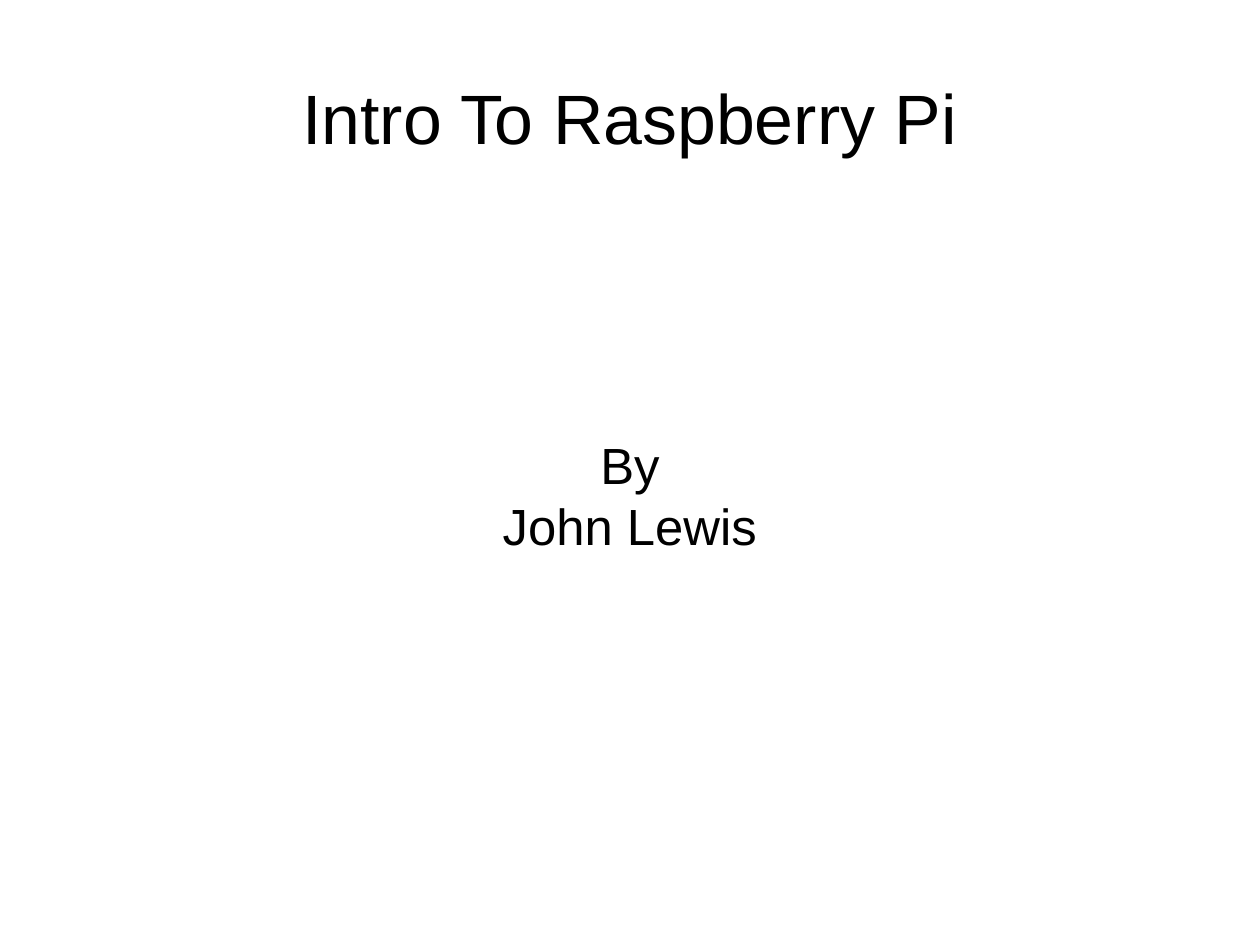
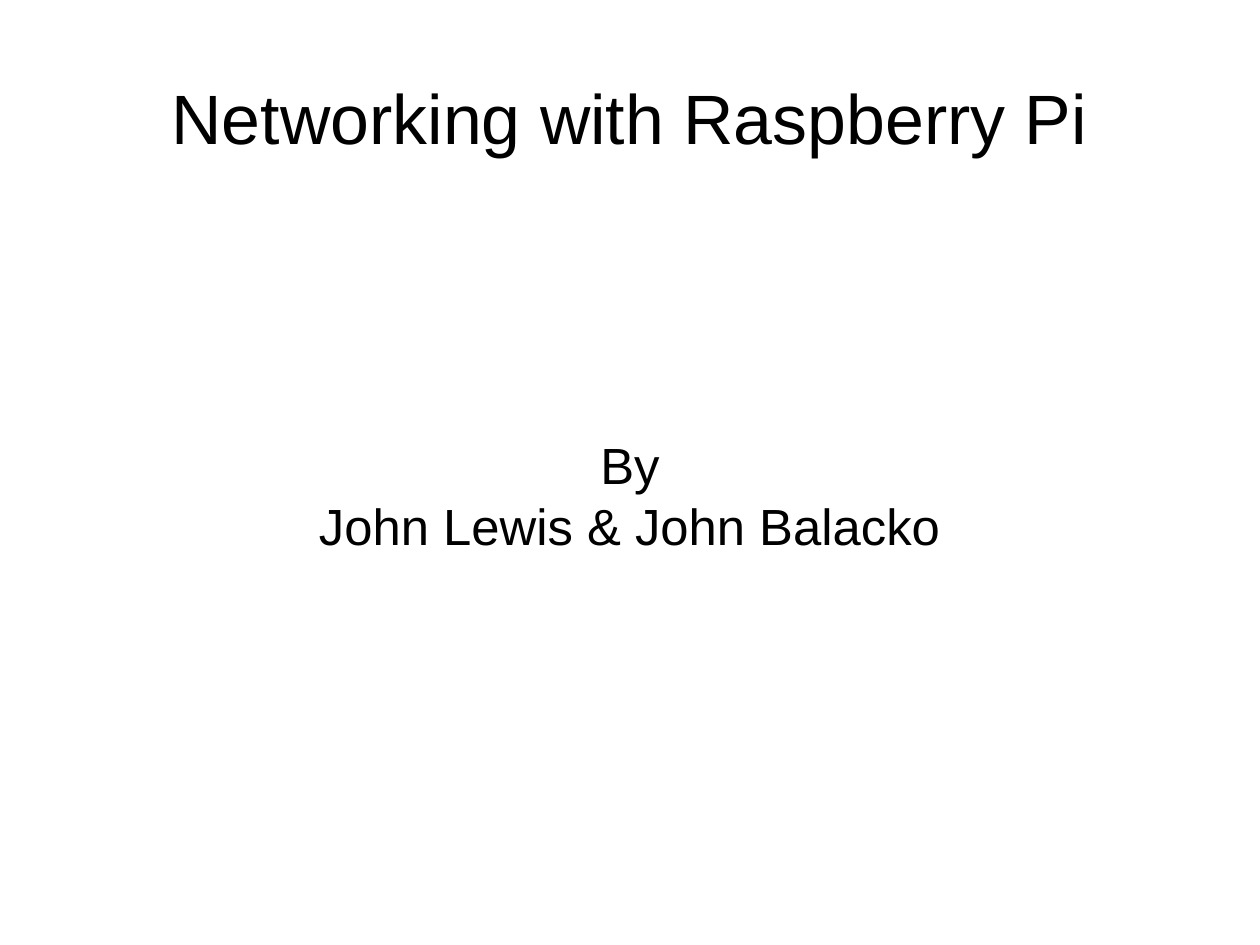
Before and after one commit to Oflameo/networking_with_raspberry_pi, a slide deck: slide 1 of networking_with_raspberry_pi.odp. Drawn at 1260x945 pixels with LibreOffice and Linux fonts; fonts in the diff are those of the drawing. Boxes give left, top, right and bottom in pixels: in the first picture for what was removed or moved away, otherwise in the second. Text is boxed around its words. In the diff, an @@ line names an element or a change of style, - is before the commit and + after.

Commit message:
Fixed first slide

```diff
--- a/networking_with_raspberry_pi.odp
+++ b/networking_with_raspberry_pi.odp
@@ title at bbox=[171, 93, 1087, 157]: text changed @@
-Intro To Raspberry Pi
+Networking with Raspberry Pi
@@ subtitle at bbox=[319, 508, 940, 546]: text changed @@
-John Lewis
+John Lewis & John Balacko
```
